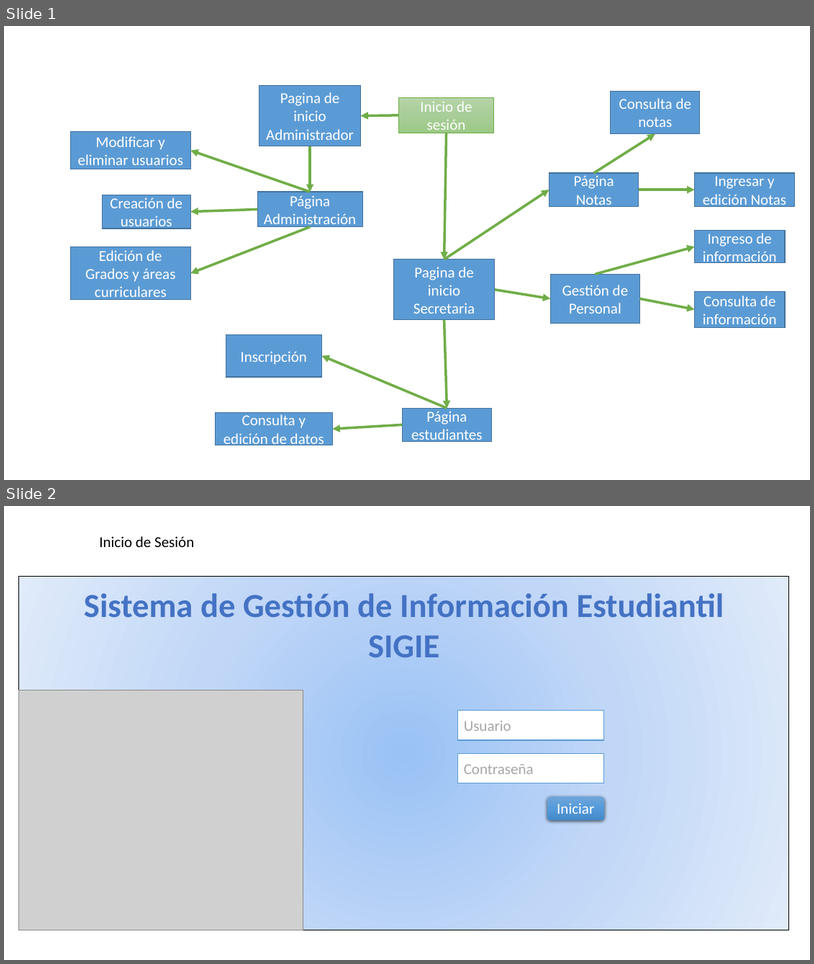
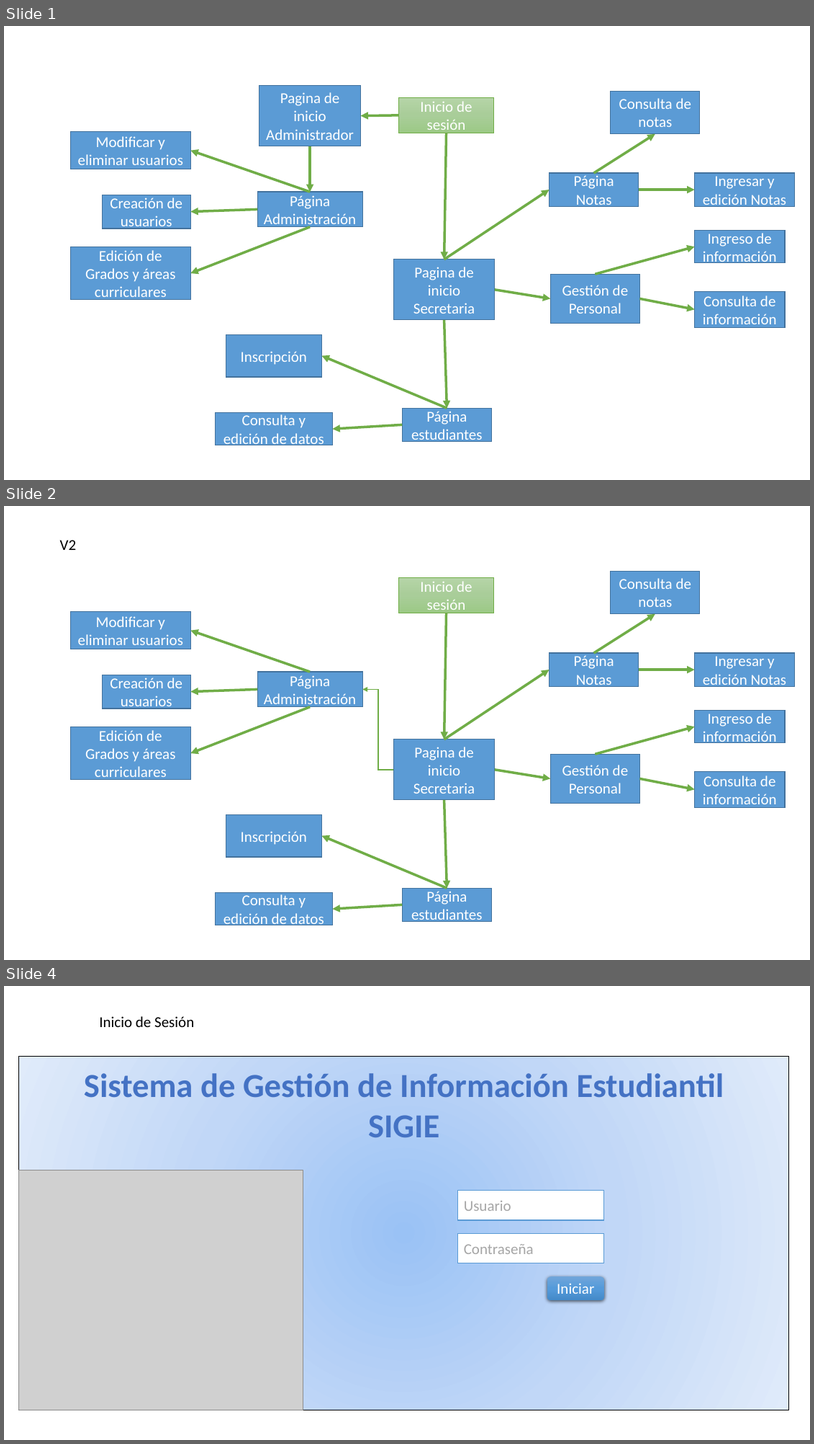
Before and after one commit to rmansilla8/SIGIE, a slide deck: Documentacion/MapaDeNavegacion.pptx. Shown one above the other, each under a label of ours: slides 1 and 2 before the commit, slides 1, 2 and 4 after it; the slides between them are not shown. The pictures are 814x964 and 814x1444 pixels, drawn with LibreOffice and Linux fonts; fonts in the diff are those of the drawing; grey boxes stand for pictures. Boxes give left, top, right and bottom in pixels: in the first picture for what was removed or moved away, otherwise in the second. Text is boxed around its words. In the diff, an @@ line names an element or a change of style, - is before the commit and + after.

```diff
--- a/Documentacion/MapaDeNavegacion.pptx
+++ b/Documentacion/MapaDeNavegacion.pptx
@@ slide 2 added at <box>4,506,810,960</box>, background #FFFFFF @@
@@ text added at <box>60,540,77,550</box>, 18 pt, text #000000 @@
+V2
@@ rectangle added at <box>399,577,494,613</box>, fill gradient #B5D5A7 to #AACE9A to #9CC987, outline #70AD47 0.5 pt, 18 pt, text #FFFFFF @@
+Inicio de sesión
@@ rectangle added at <box>611,571,700,614</box>, fill #5B9BD5, outline #43739E 1 pt, 18 pt, text #FFFFFF @@
+Consulta de notas
@@ rectangle added at <box>70,611,191,649</box>, fill #5B9BD5, outline #43739E 1 pt, 18 pt, text #FFFFFF @@
+Modificar y eliminar usuarios
@@ arrow added from (447, 613) to (445, 739), #70AD47 3 pt @@
@@ arrow added from (310, 672) to (191, 631), #70AD47 3 pt @@
@@ arrow added from (594, 653) to (656, 614), #70AD47 3 pt @@
@@ rectangle added at <box>550,653,639,686</box>, fill #5B9BD5, outline #43739E 1 pt, 18 pt, text #FFFFFF @@
+Página Notas
@@ rectangle added at <box>695,653,795,686</box>, fill #5B9BD5, outline #43739E 1 pt, 18 pt, text #FFFFFF @@
+Ingresar y edición Notas
@@ rectangle added at <box>102,674,190,708</box>, fill #5B9BD5, outline #43739E 1 pt, 18 pt, text #FFFFFF @@
+Creación de usuarios
@@ rectangle added at <box>257,672,363,707</box>, fill #5B9BD5, outline #43739E 1 pt, 18 pt, text #FFFFFF @@
+Página Administración
@@ arrow added from (445, 739) to (550, 669), #70AD47 3 pt @@
@@ arrow added from (639, 669) to (695, 669), #70AD47 3 pt @@
@@ arrow added from (257, 690) to (191, 692), #70AD47 3 pt @@
@@ elbow arrow added from (394, 770) to (363, 690), #70AD47 1.5 pt @@
@@ arrow added from (310, 707) to (191, 753), #70AD47 3 pt @@
@@ rectangle added at <box>695,710,785,743</box>, fill #5B9BD5, outline #43739E 1 pt, 18 pt, text #FFFFFF @@
+Ingreso de información
@@ rectangle added at <box>70,727,191,780</box>, fill #5B9BD5, outline #43739E 1 pt, 18 pt, text #FFFFFF @@
+Edición de Grados y áreas curriculares
@@ rectangle added at <box>394,739,494,800</box>, fill #5B9BD5, outline #43739E 1 pt, 18 pt, text #FFFFFF @@
+Pagina de inicio Secretaria
@@ arrow added from (596, 754) to (695, 727), #70AD47 3 pt @@
@@ rectangle added at <box>551,754,640,803</box>, fill #5B9BD5, outline #43739E 1 pt, 18 pt, text #FFFFFF @@
+Gestión de Personal
@@ arrow added from (495, 770) to (551, 778), #70AD47 3 pt @@
@@ arrow added from (640, 778) to (695, 789), #70AD47 3 pt @@
@@ rectangle added at <box>695,772,785,807</box>, fill #5B9BD5, outline #43739E 1 pt, 18 pt, text #FFFFFF @@
+Consulta de información
@@ arrow added from (445, 800) to (448, 888), #70AD47 3 pt @@
@@ rectangle added at <box>226,815,322,857</box>, fill #5B9BD5, outline #43739E 1 pt, 18 pt, text #FFFFFF @@
+Inscripción
@@ arrow added from (448, 888) to (322, 836), #70AD47 3 pt @@
@@ rectangle added at <box>215,892,332,924</box>, fill #5B9BD5, outline #43739E 1 pt, 18 pt, text #FFFFFF @@
+Consulta y edición de datos
@@ rectangle added at <box>403,888,492,921</box>, fill #5B9BD5, outline #43739E 1 pt, 18 pt, text #FFFFFF @@
+Página estudiantes
@@ arrow added from (403, 905) to (332, 909), #70AD47 3 pt @@
@@ what was slide 2 is now slide 4 @@
```
Also in this commit, not shown: 1 other slide added, 16 other files.
